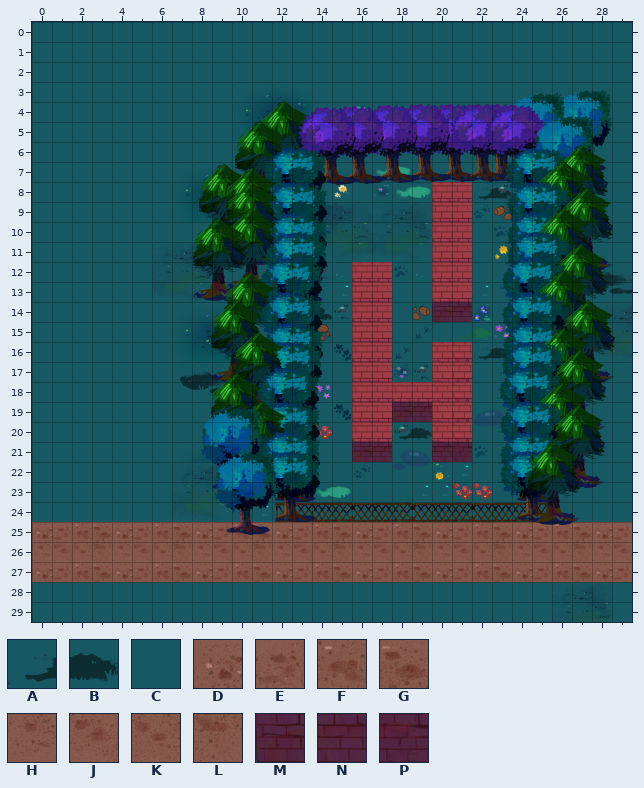
A Tiled map gets an edit: assets/maps/easy1.tmx. Above: the version before the commit.
Cells are 128x128 px. Shown: x 0..29, y 0..29.
Key: from "decorations": A 79, B 80; from "path-1": C 137; from "path-4": D 33, E 34, F 35, G 36, H 44, J 45, K 46, L 47; from "walls-1": M 22, N 23, P 24.
_ is an empty cell, # one hidden under a higher layer.
Layers that did not change in this view are not listed.
Layer "ground" before, first column x 14:
 3 CCCCCCCCCCC
 4 CCCCCCCCCCC
 5 CCCCCCCCCCC
 6 CCCCCCCCCCC
 7 CCCCCCCCCCC
 8 CCC#CC##ABC
 9 CCCCCC##CCC
10 CCCCCC##C#C
11 CCCCCC##CCC
12 C#######CCC
13 CC##CC##CCC
14 CC##CCMNCCC
15 CC##CCCCCCC
16 CC##CC##ABC
17 CC##CC##CCC
18 CC######CCC
19 CC##MN##CCC
20 CC##AB##CCC
21 CCMNCCNPCCC
22 CCCCCCCCCCC
23 CCCCCCCCCCC
24 CCCCCCCCCCC
25 FGDEFGDEFGD
26 KLHJKLHJKLH
27 FGDEFGDEFGD
28 CCCCCCCCCCC
29 CCCCCCCCCCC
The same view after the edit:
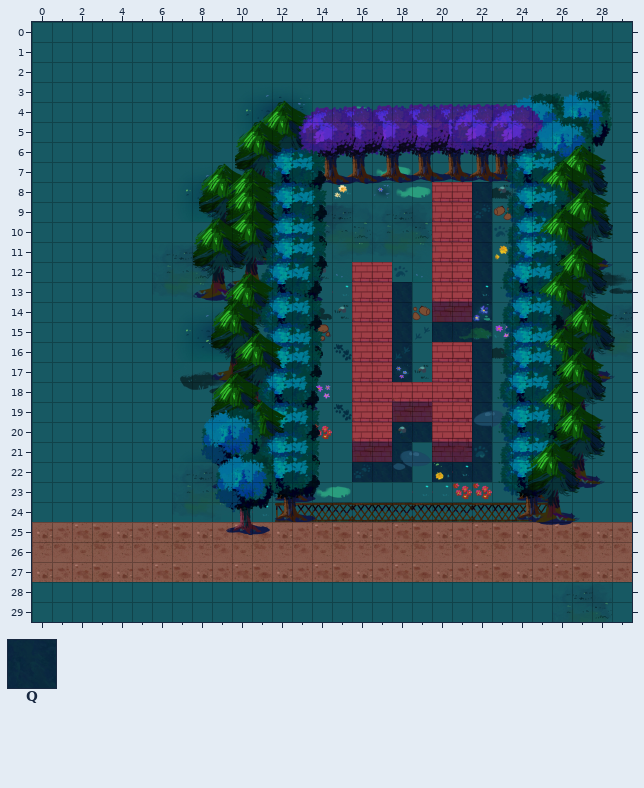
Further tiles: from "grass_shadow2": Q 2.
The edit:
Changed rows in their new state; . is an unchanged cell.
Layer "ground":
first column x 16:
 8 ......Q
 9 ......Q
10 ......Q
11 ......Q
12 ......Q
13 ..Q...Q
14 ..Q...Q
15 ..Q.QQQ
16 ..Q...Q
17 ..Q...Q
18 ......Q
19 ......Q
20 ..QQ..Q
21 ..Q...Q
22 QQQ.QQQ
